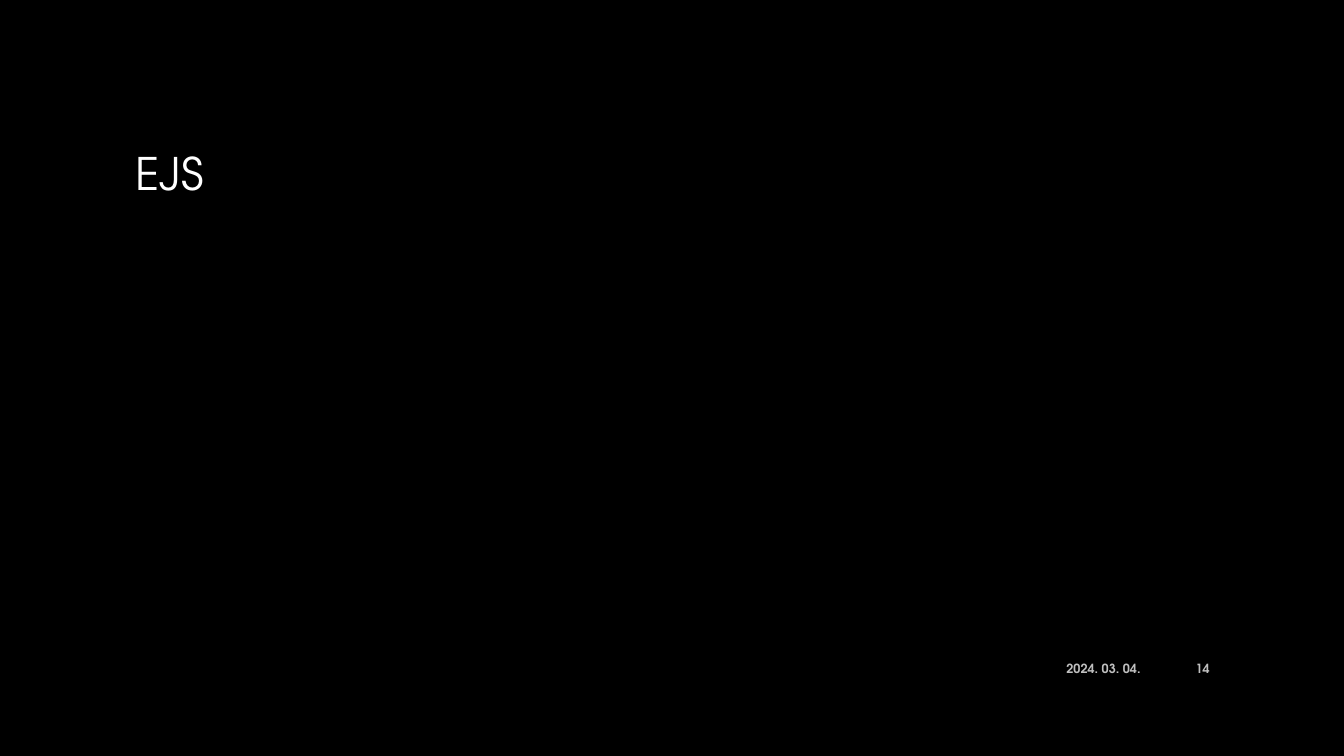
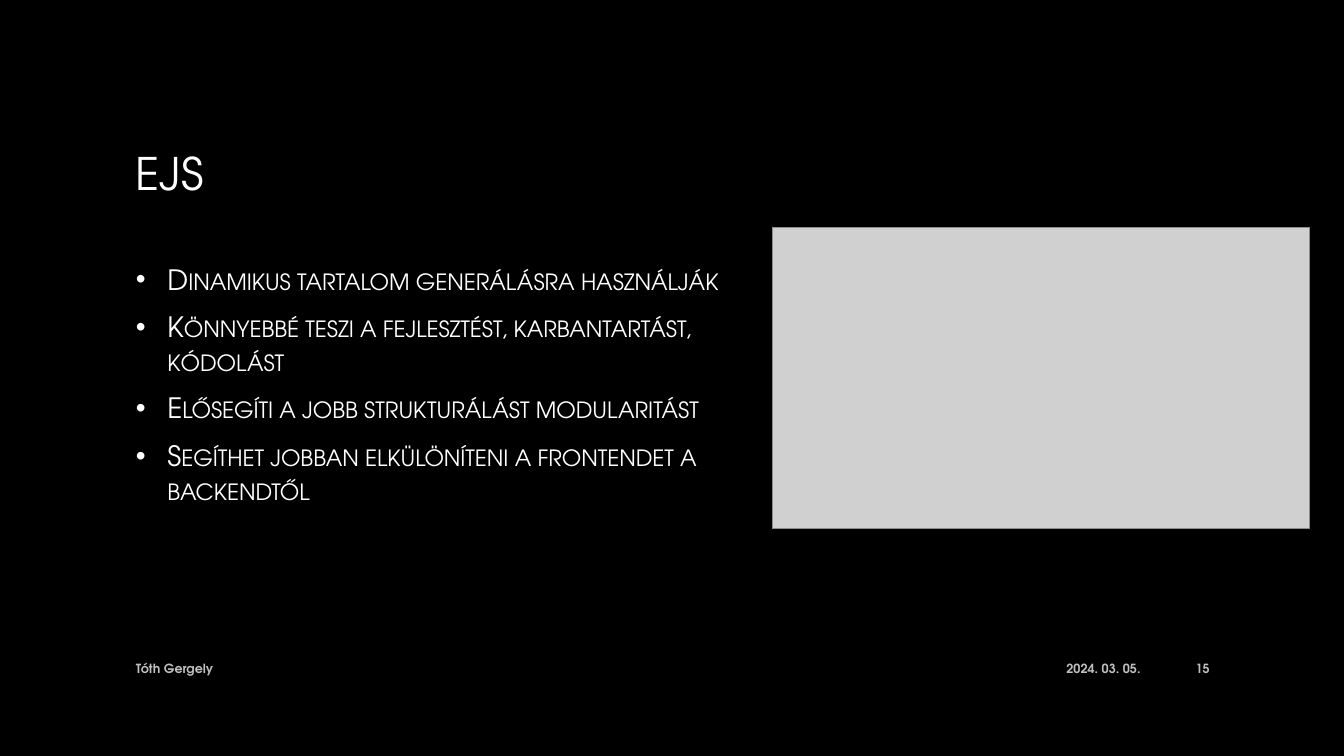
Before and after one commit to gereyl/html-portfolio, a slide deck: slide 15 of Eloadas.pptx (slide 14 before the commit). Drawn at 1344x756 pixels with LibreOffice and Linux fonts; fonts in the diff are those of the drawing; grey boxes stand for pictures; background and template pictures are left out. Boxes give left, top, right and bottom in pixels: in the first picture for what was removed or moved away, otherwise in the second. Text is boxed around its words. In the diff, an @@ line names an element or a change of style, - is before the commit and + after.

```diff
--- a/Eloadas.pptx
+++ b/Eloadas.pptx
@@ picture added at <box>772,228,1310,528</box> @@
@@ text added at <box>167,269,718,501</box>, 20 pt, text gradient #FFFFFF to #BFBFBF, small capitals @@
+• Dinamikus tartalom generálásra használják
+• Könnyebbé teszi a fejlesztést, karbantartást, kódolást
+• Elősegíti a jobb strukturálást modularitást
+• Segíthet jobban elkülöníteni a frontendet a backendtől
@@ text added at <box>136,663,213,676</box>, 9 pt, text #BFBFBF, bold @@
+Tóth Gergely
@@ text at <box>1066,663,1141,673</box>: text changed @@
-2024. 03. 04.
+2024. 03. 05.
@@ page number at <box>1196,663,1210,673</box>: text changed @@
-14
+15
```
Also in this commit, not shown: 39 other slides changed, 1 slide added, 1 other file.
